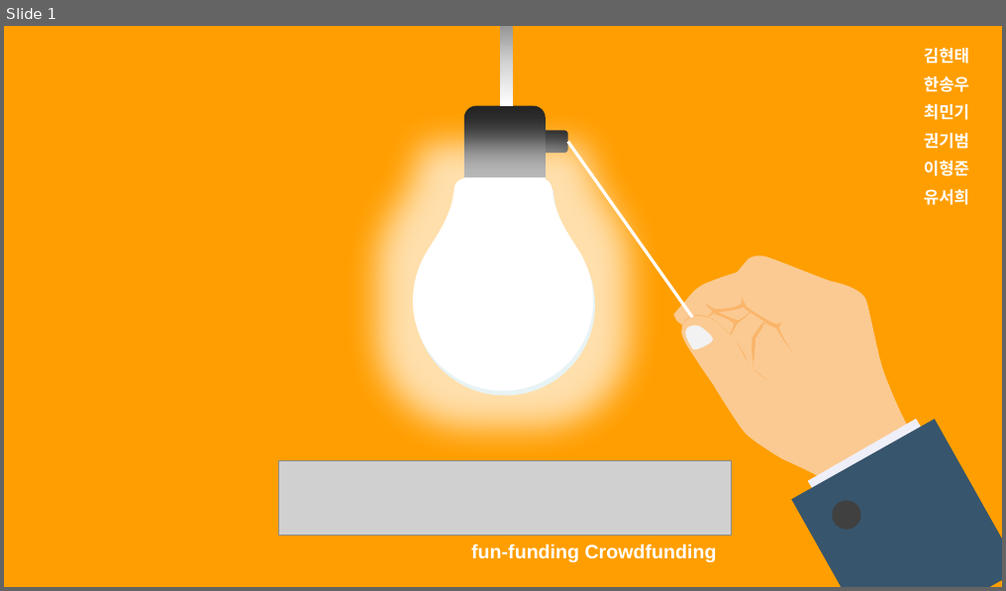
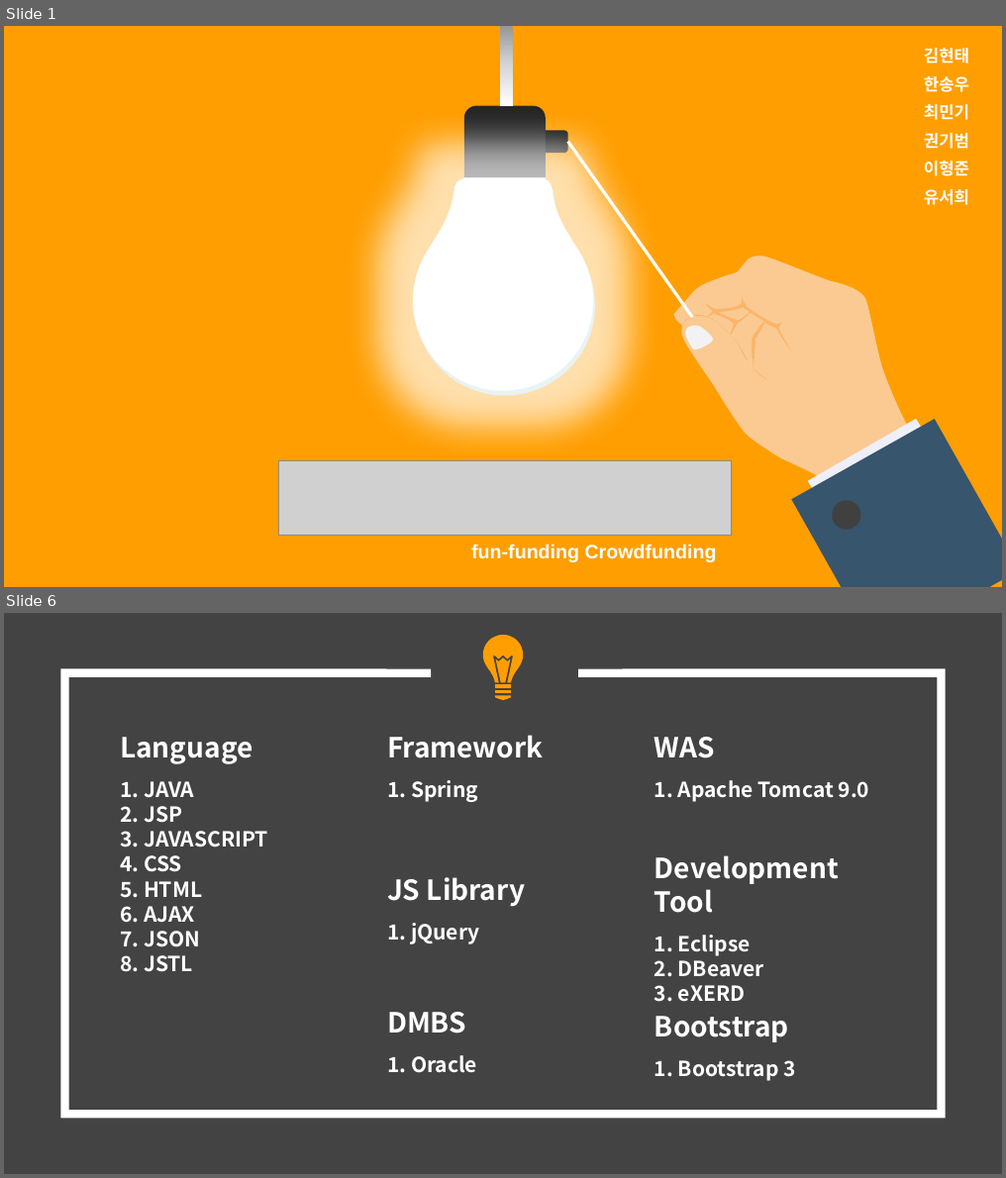
Before and after one commit to hhsw07/ezen-academy-projects, a slide deck: 0 발표용 파워포인트/0529 4차발표/0529 project06 - 파워포인트 종합.pptx. Shown one above the other, each under a label of ours: slide 1 before the commit, slides 1 and 6 after it; the slides between them are not shown. The pictures are 1006x591 and 1006x1178 pixels, drawn with LibreOffice and Linux fonts; fonts in the diff are those of the drawing; grey boxes stand for pictures. Boxes give left, top, right and bottom in pixels: in the first picture for what was removed or moved away, otherwise in the second. Text is boxed around its words. In the diff, an @@ line names an element or a change of style, - is before the commit and + after.

```diff
--- a/0 발표용 파워포인트/0529 4차발표/0529 project06 - 파워포인트 종합.pptx
+++ b/0 발표용 파워포인트/0529 4차발표/0529 project06 - 파워포인트 종합.pptx
@@ slide 6 added at [4,613,1002,1174], background #434343 @@
@@ group added at [483,635,523,701]: 5 freeform shapes @@
@@ freeform shape added at [64,672,942,1114], outline #FFFFFF 6 pt @@
@@ text added at [120,737,268,972], 15 pt, text #FFFFFF, bold @@
+Language
+    1. JAVA
+    2. JSP
+    3. JAVASCRIPT
+    4. CSS
+    5. HTML
+    6. AJAX
+    7. JSON
+    8. JSTL
@@ text added at [387,735,544,802], 20 pt, text #FFFFFF, bold @@
+Framework
+1. Spring
@@ text added at [654,737,870,802], 15 pt, text #FFFFFF, bold @@
+WAS
+1. Apache Tomcat 9.0
@@ text added at [387,877,525,945], 20 pt, text #FFFFFF, bold @@
+JS Library
+1. jQuery
@@ text added at [654,856,839,1002], 15 pt, text #FFFFFF, bold @@
+Development Tool
+1. Eclipse
+2. DBeaver
+3. eXERD
@@ text added at [387,1012,477,1073], 15 pt, text #FFFFFF, bold @@
+DMBS
+1. Oracle
@@ text added at [654,1016,795,1081], 15 pt, text #FFFFFF, bold @@
+Bootstrap
+1. Bootstrap 3
```
Also in this commit, not shown: 3 slides changed, 18 other slides added, 18 slides removed, 22 other files.
